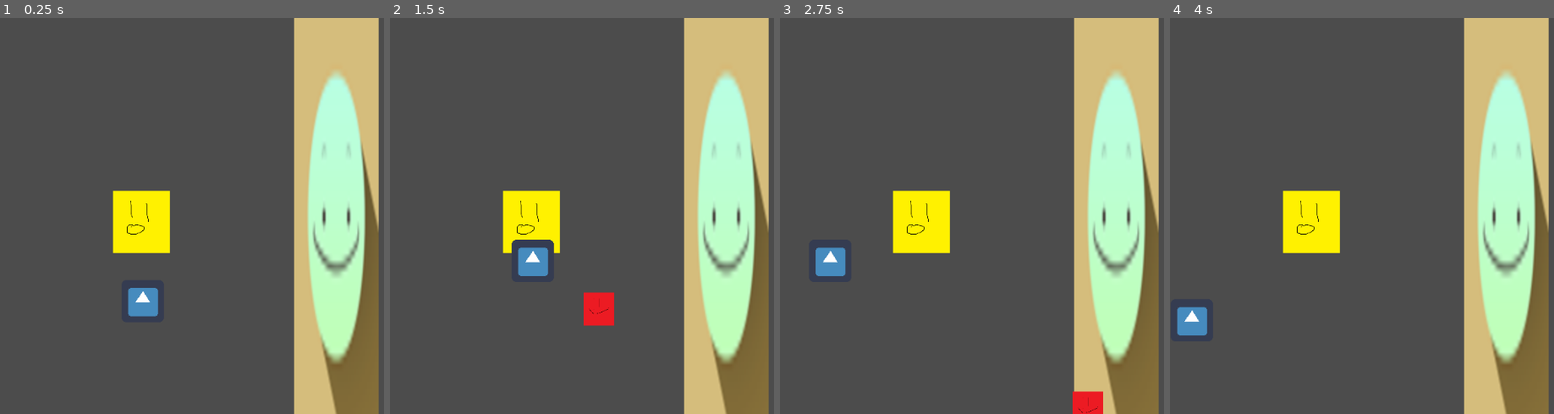
Above: before the commit, frames 1-4 (left to right).
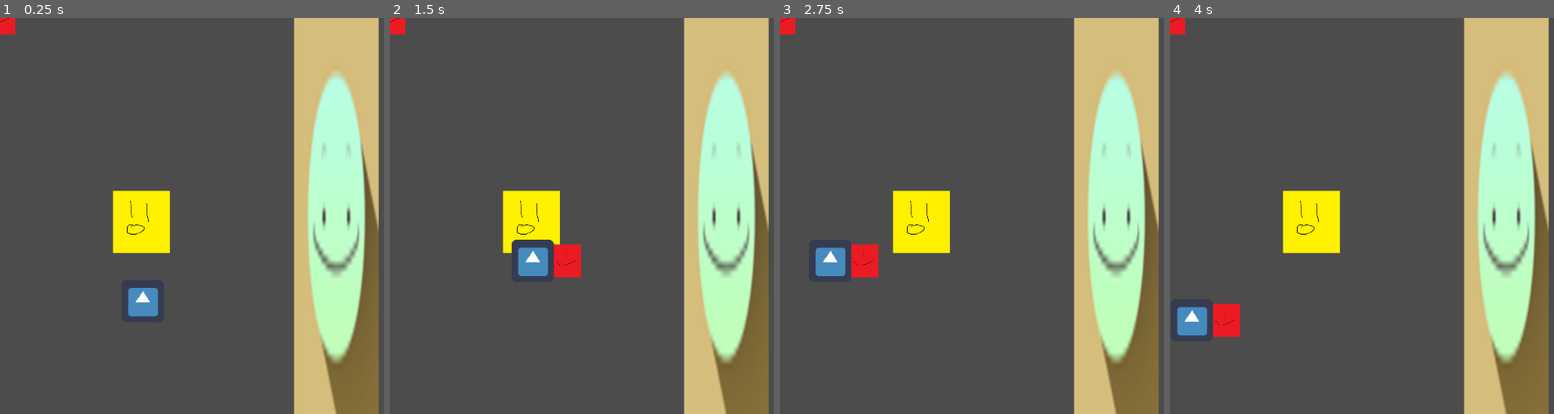
Above: after the commit, the same moments.

Repository: Lucianono/DinerWithMonster
Game: Godot game, scene res://on-site.tscn
Two runs of this game, one before a commit and one after it. Both use one fixed random seed, a clock stepped at 60 frames per second and the inputs below. The engine's default icon, where the game draws it, is replaced by a stand-in: a white triangle on a blue panel in a dark square.
Inputs:
- Up to frame 1 (0.25 s): no input
- Up to frame 2 (1.5 s): tap Enter at 0.5 s; hold Up (ui_up) from 0.53 s (still down)
- Up to frame 3 (2.75 s): release Up (ui_up) at 2.03 s; hold Left (ui_left) from 2.03 s (still down)
- Up to frame 4 (4 s): tap Space at 3.5 s; release Left (ui_left) at 3.53 s; hold Down (ui_down) from 3.53 s (still down)

The runs differ from the first frame. In frame 1, 0.2% of the frame differs, in the area x 0-4%, y 0-5%; in frame 2, 1.5%, in the area x 0-59%, y 0-78%; in frame 3, 1.2%; in frame 4, 0.8%.
Error before the commit: Attempt to call function 'get_position' in base 'null instance' on a null instance. (res://ingredient-entity.gd:7)

Commit message:
sync player to ingr

Diff:
--- a/ingredient-entity.gd
+++ b/ingredient-entity.gd
@@ -1,10 +1,9 @@
 extends Area2D
 
-onready var mainPlayer = preload("res://main-sprite.tscn")
 var isPlayerHolding = false
 
 func _ready():
-	print(get_tree().get_root().get_node("Caldo-player").get_position())
+	print(get_node("/root/Node2D/Caldo-player").get_position())
 	pass
 
 
@@ -15,4 +14,4 @@
 
 func _process(_delta):
 	if isPlayerHolding:
-		set_position(get_position() + mainPlayer.instance().get_position() + Vector2(2,2))
+		set_position(get_node("/root/Node2D/Caldo-player").get_position()+Vector2(50,0))
--- a/on-site.tscn
+++ b/on-site.tscn
@@ -1,9 +1,10 @@
-[gd_scene load_steps=5 format=2]
+[gd_scene load_steps=6 format=2]
 
 [ext_resource path="res://on-site.gd" type="Script" id=1]
 [ext_resource path="res://main-sprite.tscn" type="PackedScene" id=2]
 [ext_resource path="res://stall.tscn" type="PackedScene" id=3]
 [ext_resource path="res://egg-coop.tscn" type="PackedScene" id=4]
+[ext_resource path="res://ingredient-entity.tscn" type="PackedScene" id=5]
 
 [node name="Node2D" type="Node"]
 script = ExtResource( 1 )
@@ -18,4 +19,6 @@
 [node name="Stall-area" parent="." instance=ExtResource( 3 )]
 position = Vector2( 509, 301 )
 
+[node name="ingredient-drop" parent="." instance=ExtResource( 5 )]
+
 [connection signal="coop_entered" from="Coop" to="." method="_on_Coop_coop_entered"]
